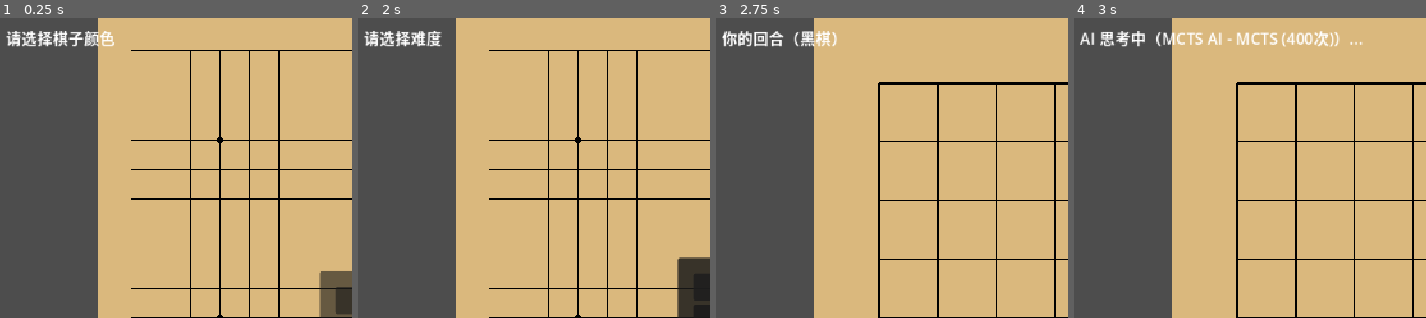
Above: before the commit, frames 1-4 (left to right).
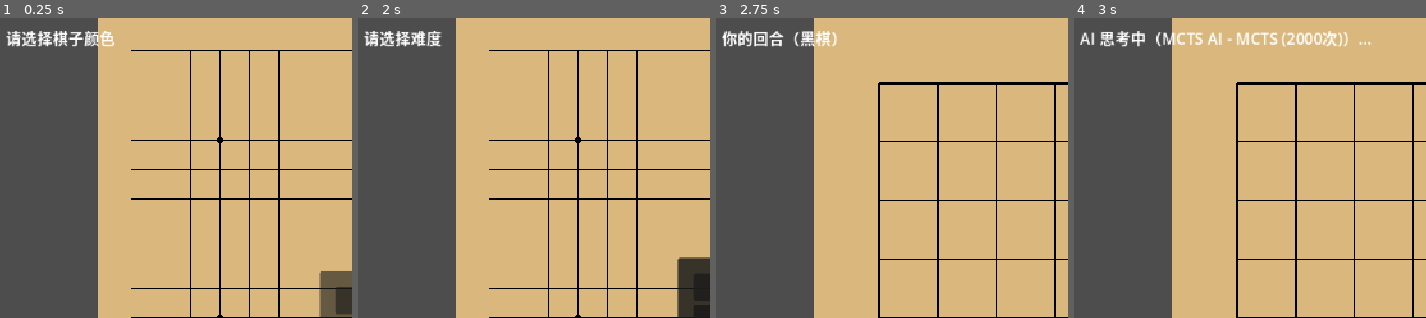
Above: after the commit, the same moments.

Repository: SSSxSSSxSSS/WeiQi
Game: Godot game, scene res://src/scenes/main.tscn
Same seed, same stepped clock (60 frames per second), same inputs: the game is played once before the commit and once after it.
Inputs:
- Up to frame 1 (0.25 s): no input
- Up to frame 2 (2 s): click "执黑先手" at 0.5 s; click "9 × 9" at 1.25 s
- Up to frame 3 (2.75 s): click "困难+" at 2 s
- Up to frame 4 (3 s): click "Pass" at 2.75 s
The pictures show only the part of the screen within x 0-50%, y 0-50%; the shares and areas given below are measured in that part.

Frames 1-3 are identical in both runs. In frame 4, 0.4% of the frame differs, in the area x 60-85%, y 4-10%.

Commit message:
perf: MCTS rollout 去除 GoScoring BFS——用简单子数评估，模拟次数 ×4

Diff:
--- a/src/ai/ai_mcts.gd
+++ b/src/ai/ai_mcts.gd
@@ -92,9 +92,17 @@
 			if passes >= 2:
 				break
 
-	# 双方 pass 或空位耗尽 → 计分
-	var score: Dictionary = GoScoring.score(board, 7.5)
-	return score["winner"]
+	# 快速评估——棋子数 + 贴目近似（避免 BFS 遍历）
+	var black: int = 0
+	var white: int = 0
+	for row in board.size:
+		for col in board.size:
+			var s: Stone.Type = board.get_stone(row, col)
+			if s == Stone.Type.BLACK:
+				black += 1
+			elif s == Stone.Type.WHITE:
+				white += 1
+	return Stone.Type.BLACK if black > white + 7 else Stone.Type.WHITE
 
 func get_name() -> String:
 	return "MCTS AI"
@@ -124,7 +132,7 @@
 				for col in board.size:
 					if board.get_stone(row, col) == Stone.Type.EMPTY:
 						_untried_moves.append(Vector2i(row, col))
-			_untried_moves.shuffle()
+			# 不需要 shuffle——randi() 已保证随机性
 
 	func _add_child(board: Board, move: Vector2i) -> _MctsNode:
 		var child: _MctsNode = _MctsNode.new(board, move, self)
--- a/src/game/game_controller.gd
+++ b/src/game/game_controller.gd
@@ -208,7 +208,7 @@
 
 func _on_difficulty_mcts() -> void:
 	_sound.play_click()
-	_ai = AiMcts.new(200 if _board_size >= 13 else 400)
+	_ai = AiMcts.new(800 if _board_size >= 13 else 2000)
 	_start_game()
 
 func _start_game() -> void:
